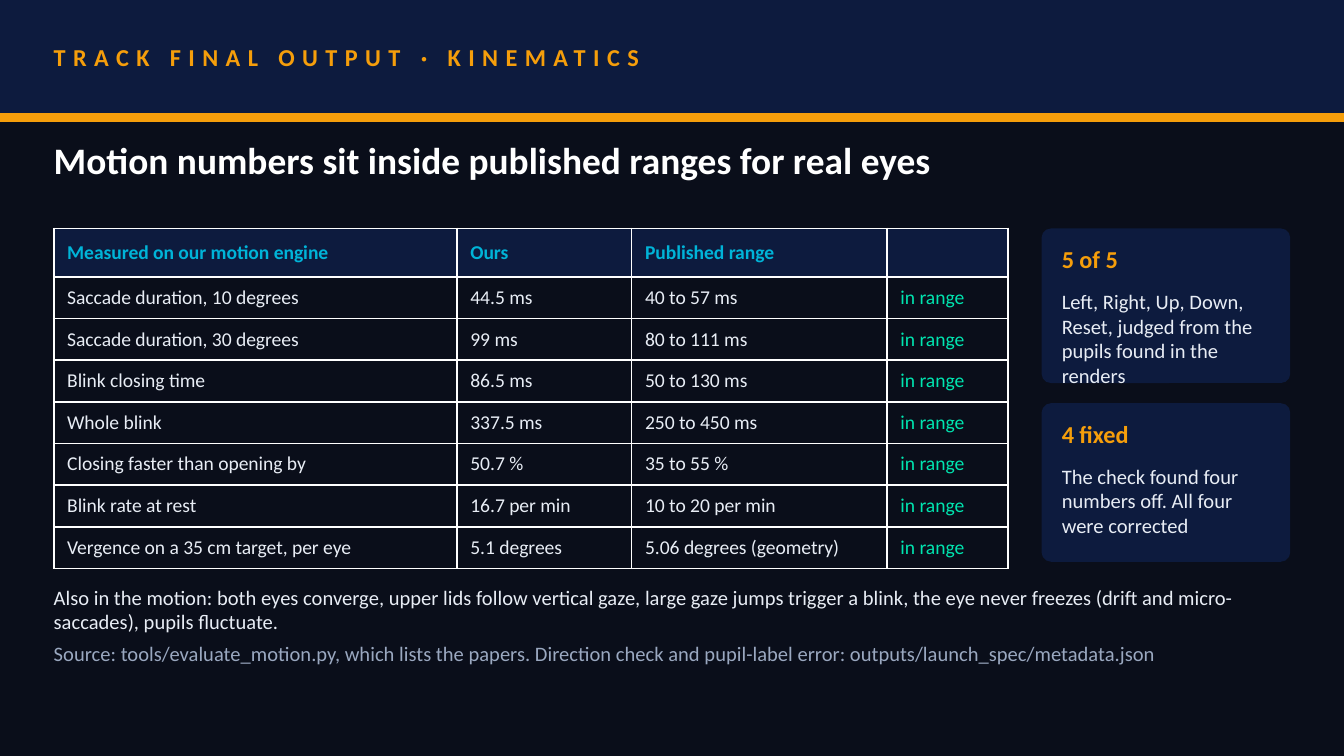
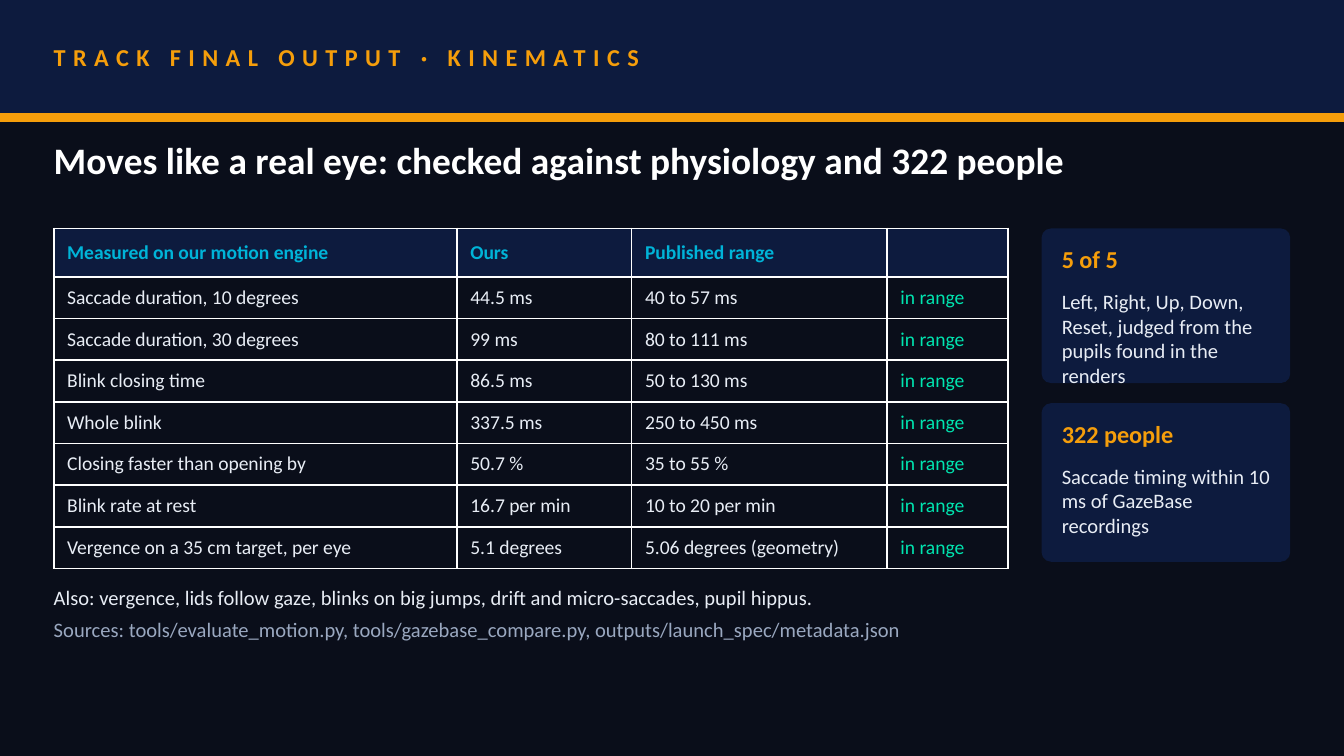
Before and after one commit to akshat333-debug/TrueGaze, a slide deck: slide 7 of VITVellore_ZeroDrift.pptx. Drawn at 1344x756 pixels with LibreOffice and Linux fonts; fonts in the diff are those of the drawing. Boxes give left, top, right and bottom in pixels: in the first picture for what was removed or moved away, otherwise in the second. Text is boxed around its words. In the diff, an @@ line names an element or a change of style, - is before the commit and + after.

```diff
--- a/VITVellore_ZeroDrift.pptx
+++ b/VITVellore_ZeroDrift.pptx
@@ text at [54,147,1064,181]: text changed @@
-Motion numbers sit inside published ranges for real eyes
+Moves like a real eye: checked against physiology and 322 people
@@ text at [1062,426,1173,447]: text changed @@
-4 fixed
+322 people
@@ text at [1062,469,1270,537]: text changed @@
-The check found four numbers off. All four were corrected
+Saccade timing within 10 ms of GazeBase recordings
@@ text at [54,590,899,641]: text changed; text colour #E8EDF5 to #9AA8C0 @@
-Also in the motion: both eyes converge, upper lids follow vertical gaze, large gaze jumps trigger a blink, the eye never freezes (drift and micro-saccades), pupils fluctuate.
-Source: tools/evaluate_motion.py, which lists the papers. Direction check and pupil-label error: outputs/launch_spec/metadata.json
+Also: vergence, lids follow gaze, blinks on big jumps, drift and micro-saccades, pupil hippus.
+Sources: tools/evaluate_motion.py, tools/gazebase_compare.py, outputs/launch_spec/metadata.json
```
Also in this commit, not shown: 6 other slides changed, 31 other files.
